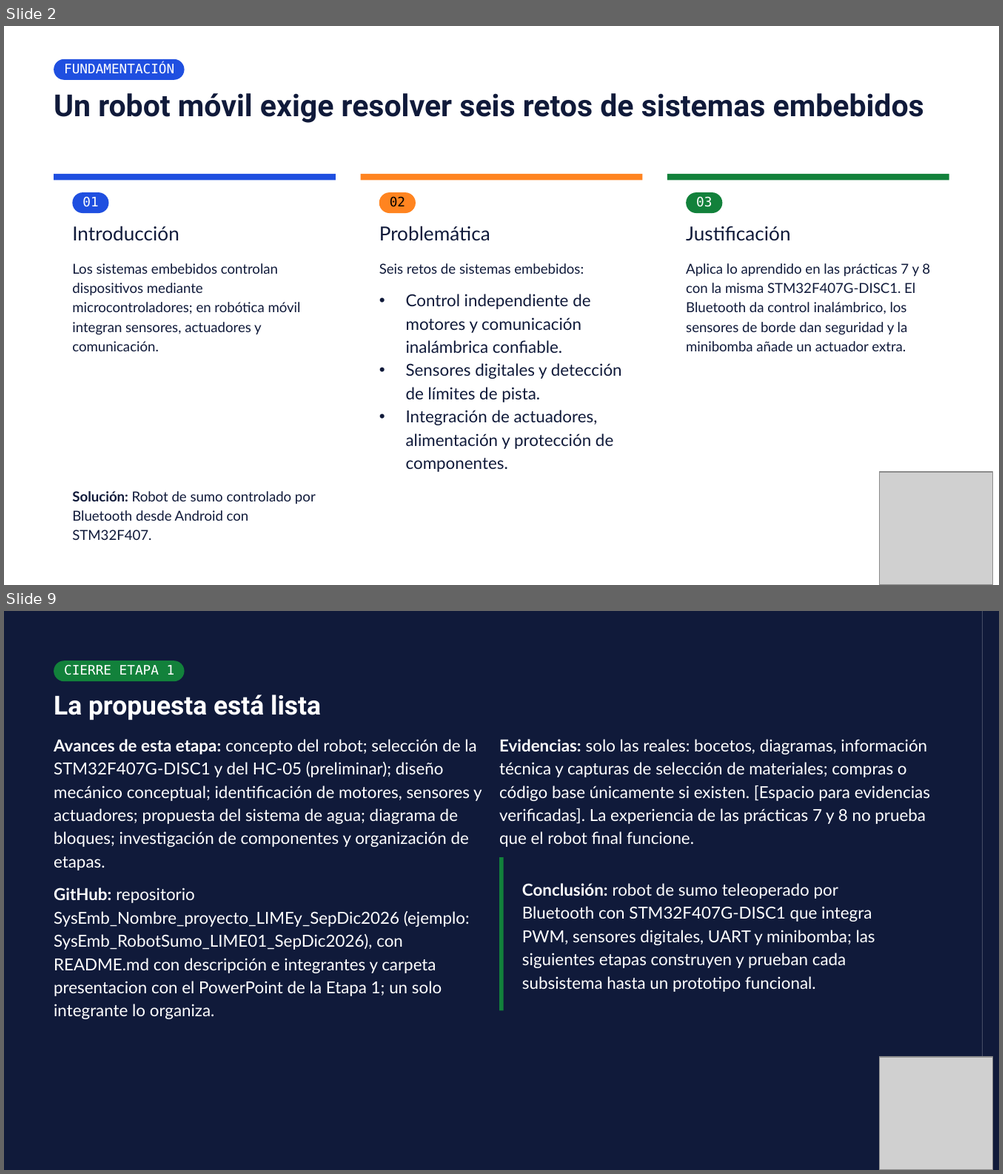
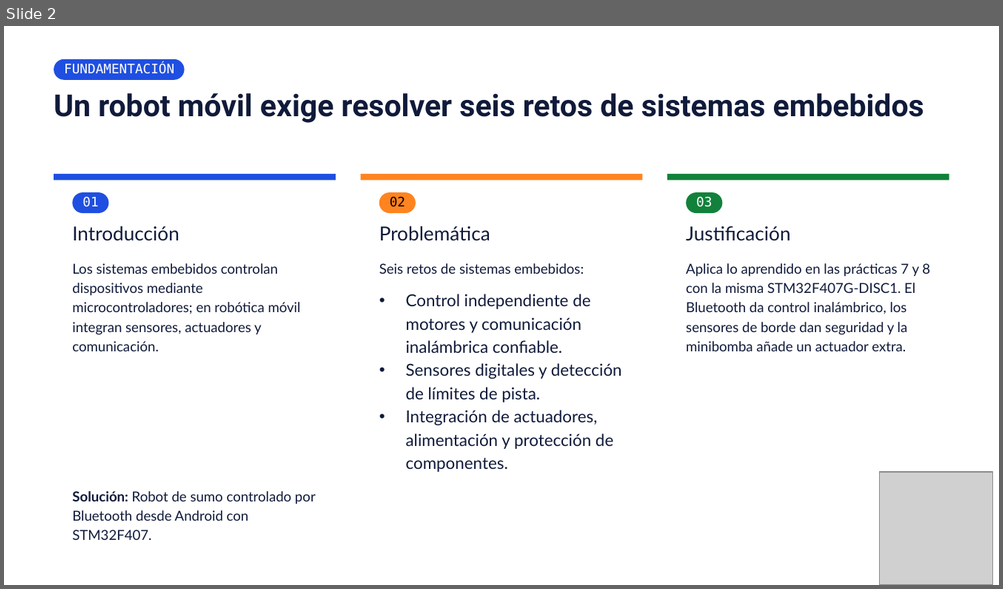
Before and after one commit to JoelTello03/SysEmb_RobotSumo_LIME01_SepDic2026, a slide deck: presentacion/Proyecto Final SE.pptx. Shown one above the other, each under a label of ours: slides 2 and 9 before the commit, slide 2 after it; the slides between them are not shown. The pictures are 1003x1174 and 1003x589 pixels, drawn with LibreOffice and Linux fonts; fonts in the diff are those of the drawing; grey boxes stand for pictures; background and template pictures are left out. Boxes give left, top, right and bottom in pixels: in the first picture for what was removed or moved away, otherwise in the second. Text is boxed around its words. In the diff, an @@ line names an element or a change of style, - is before the commit and + after.

```diff
--- a/presentacion/Proyecto Final SE.pptx
+++ b/presentacion/Proyecto Final SE.pptx
@@ slide 9 removed at [4,611,999,1170], background #FFFFFF @@
@@ rectangle removed at [4,611,982,1170] @@
@@ rectangle removed at [982,611,999,1170] @@
@@ rounded rectangle removed at [54,661,184,681] @@
@@ text removed at [64,665,175,675] @@
-CIERRE ETAPA 1
@@ text removed at [54,695,321,721] @@
-La propuesta está lista
@@ text removed at [54,739,482,1019] @@
-Avances de esta etapa: concepto del robot; selección de la STM32F407G-DISC1 y del HC-05 (preliminar); diseño mecánico conceptual; identificación de motores, sensores y actuadores; propuesta del sistema de agua; diagrama de bloques; investigación de componentes y organización de etapas.
-GitHub: repositorio SysEmb_Nombre_proyecto_LIMEy_SepDic2026 (ejemplo: SysEmb_RobotSumo_LIME01_SepDic2026), con README.md con descripción e integrantes y carpeta presentacion con el PowerPoint de la Etapa 1; un solo integrante lo organiza.
@@ text removed at [499,739,930,847] @@
-Evidencias: solo las reales: bocetos, diagramas, información técnica y capturas de selección de materiales; compras o código base únicamente si existen. [Espacio para evidencias verificadas]. La experiencia de las prácticas 7 y 8 no prueba que el robot final funcione.
@@ rectangle removed at [499,857,504,1011] @@
@@ text removed at [522,883,875,992] @@
-Conclusión: robot de sumo teleoperado por Bluetooth con STM32F407G-DISC1 que integra PWM, sensores digitales, UART y minibomba; las siguientes etapas construyen y prueban cada subsistema hasta un prototipo funcional.
@@ picture removed at [879,1057,993,1170] @@
```
Also in this commit, not shown: 4 slides changed, 1 other slide removed.
